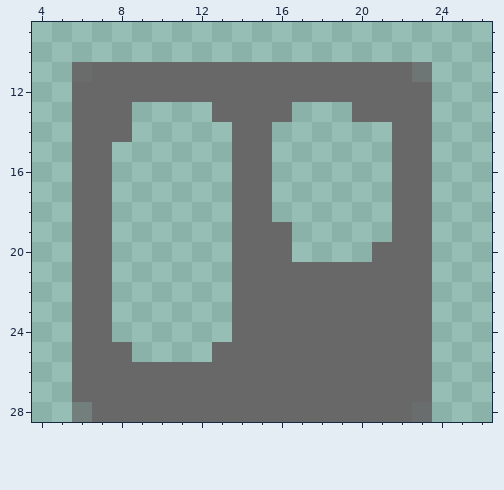
Two states of a pixel-art sprite, app/assets/images/boards_dark.png. The picture above was drawn from the file before the commit.
The file is 30x29 pixels. Pixels under 10% opacity are left out. Colours within 5 levels of each other are drawn and written as one. Shown: x 4..26, y 9..28.
After:
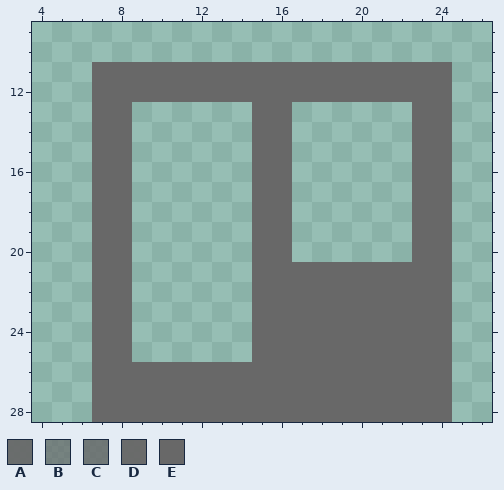
Palette (. is transparent): A #676868ef  B #676869b0  C #676869cf  D #686868f6  E #686868
Diff:
Colour E now appears in rows 11 to 13 at x 24; in row 14 at x 16 and 24; in rows 15 to 18 at x 8, 16 and 24; in rows 19 to 24 at x 8 and 24; in rows 25 to 28 at x 24.
The author changed colour A to colour E in row 28 at x 23.
The author changed colour C to colour E in row 11 at x 23.
Colour B is gone in row 28 at x 6.
Colour D is gone in row 11 at x 6.
Colour E is gone in row 12 at x 6; in row 13 at x 6, 13 to 14 and 20 to 22; in rows 14 to 19 at x 6, 14 and 22; in row 20 at x 6, 14 and 21 to 22; in rows 21 to 24 at x 6 and 14; in row 25 at x 6 and 13 to 14.
Colour E is gone in rows 26 to 27 at x 6.
Where, in picture pixels (left, top, right, bottom), the same in both pictures:
changed: (72, 62, 132, 422)
changed: (212, 62, 452, 422)
